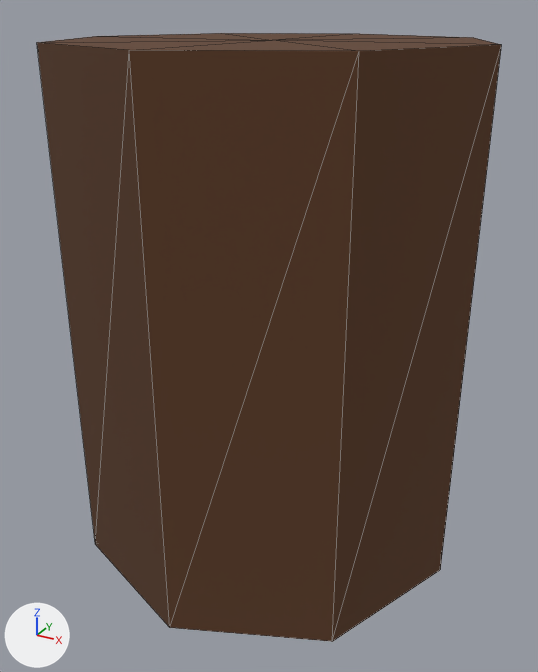
The glTF model data/model/model_5.glb, before and after one commit.
Camera for both pictures: a 50 mm camera at (0.467, -0.857, 0.735) aimed at (0.005, -0.016, 0.314). The axes (+X, +Y, +Z) are drawn at lower left. The lights are the same throughout. The picture after the commit comes second. Mesh edges are drawn as thin lines. Vertices at exactly the same position are counted once.
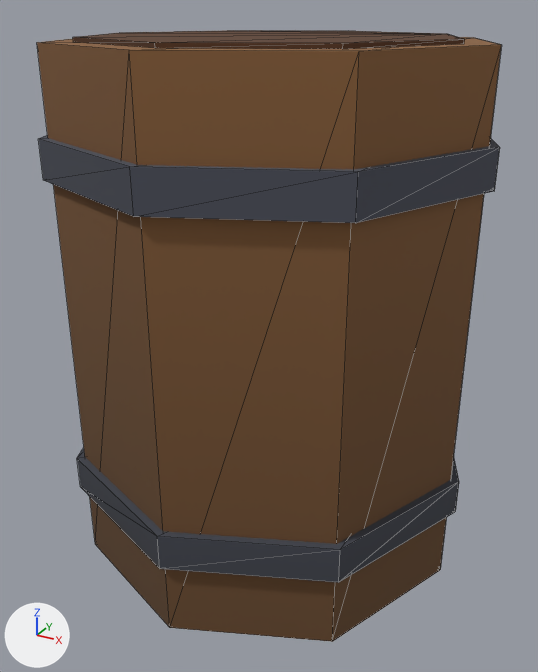
Where the change shows, as pixel boxes [x1, y1, x2, y2] in the pictures (538 x 672 px; the box of a moved part takes in the faces that stretch with it):
'Mesh_0', reshaped: before [37, 33, 501, 642]; after [37, 30, 501, 642]
part 1 of me_mesh_0, added: after [77, 448, 459, 583]
part 2 of me_mesh_0, added: after [38, 135, 500, 223]
part 3 of me_mesh_0, added (brown): after [73, 30, 464, 49]
part 4 of me_mesh_0, moved or reshaped: before [38, 33, 501, 51]; after [38, 37, 501, 51]
part 5 of me_mesh_0, surface changed: [37, 42, 501, 585] in both

What the commit changed:
me_mesh_0 is used by ob_mesh_0; location (0.0, 0.0, 0.0).
Verts and faces of me_mesh_0; kept vertices keep their numbers, new ones are numbered from 20.
Before the commit, vertices of me_mesh_0: 10 (0.275, 0.0, 0.7) at pixel (501, 44), 11 (0.194, -0.194, 0.7) at pixel (359, 51), 12 (0.0, -0.275, 0.7) at pixel (129, 50), 13 (-0.194, -0.194, 0.7) at pixel (36, 42), 14 (-0.275, 0.0, 0.7) at pixel (96, 36).
Before the commit, vertices of me_mesh_0: 15 (-0.194, 0.194, 0.7) at pixel (221, 33), 16 (0.0, 0.275, 0.7) at pixel (359, 33), 17 (0.194, 0.194, 0.7) at pixel (473, 37), 18 (0.275, 0.0, 0.7) at pixel (501, 44), 19 (0.0, 0.0, 0.7) at pixel (272, 40).
me_mesh_0 had 20 vertices, 32 faces and spanned x -0.275..0.275, y -0.275..0.275, z 0.0..0.7.
me_mesh_0 now has 72 vertices, 112 faces and spans x -0.286..0.286, y -0.286..0.286, z 0.0..0.705.
me_mesh_0 part 1: a new loose piece of 18 vertices spanning x -0.286..0.286, y -0.286..0.286, z 0.105..0.154, in mat_material_0 (picture img_image_0).
me_mesh_0 part 2: a new loose piece of 18 vertices spanning x -0.286..0.286, y -0.286..0.286, z 0.546..0.595, in mat_material_0 (picture img_image_0).
me_mesh_0 part 3: a new loose piece of 18 vertices spanning x -0.235..0.235, y -0.235..0.235, z 0.7..0.705, in mat_material_0 (picture img_image_0).
Part 4, on me_mesh_0:
Vertices deleted: 19 (with the faces that use them).
New faces: (15, 17, 16), (14, 17, 15), (13, 17, 14), (12, 17, 13), (11, 17, 12), (10, 17, 11).
me_mesh_0 part 5: 16 kept faces spanning x -0.275..0.275, y -0.275..0.275, z 0.0..0.7 get new texture (UV) coordinates.
Other edits to the shape of me_mesh_0 do not show in these pictures.
